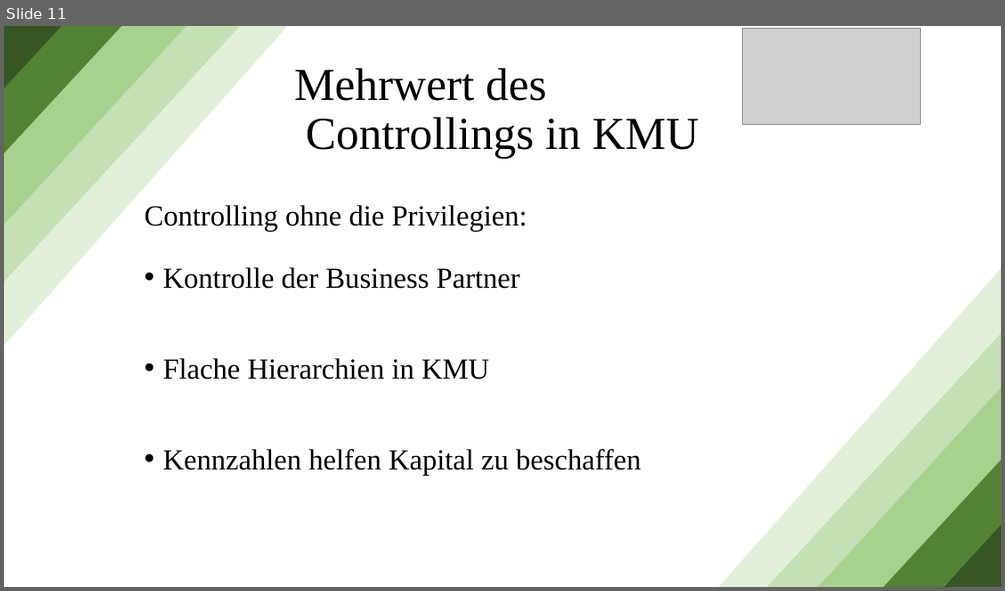
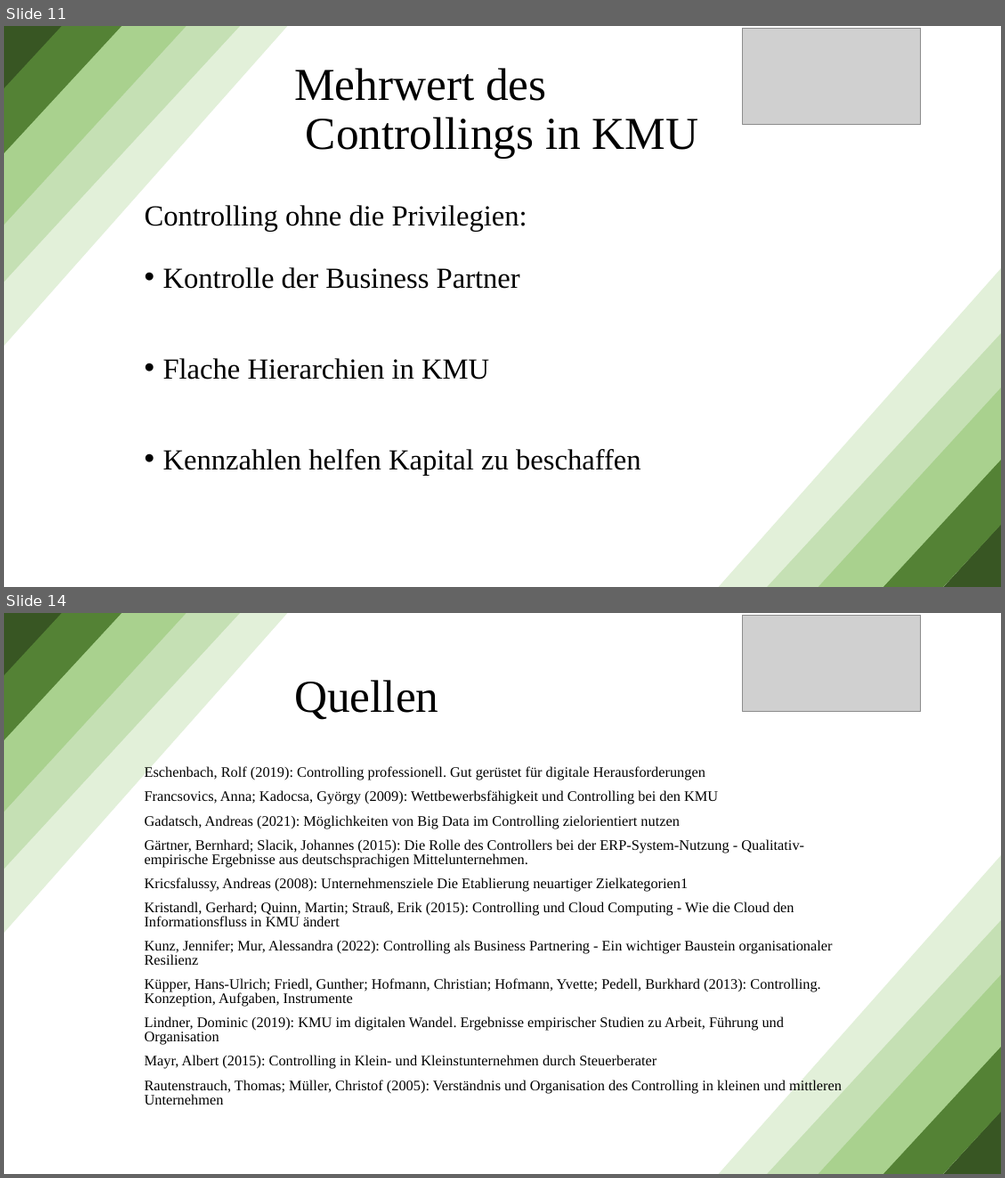
Before and after one commit to MaxGabler31/Seminar-Management-und-Controlling, a slide deck: Seminar Management und Controlling/Controlling in kleinen und mittleren Unternehmen.pptx. Shown one above the other, each under a label of ours: slide 11 before the commit, slides 11 and 14 after it; the slides between them are not shown. The pictures are 1005x591 and 1005x1178 pixels, drawn with LibreOffice and Linux fonts; fonts in the diff are those of the drawing; grey boxes stand for pictures. Boxes give left, top, right and bottom in pixels: in the first picture for what was removed or moved away, otherwise in the second. Text is boxed around its words. In the diff, an @@ line names an element or a change of style, - is before the commit and + after.

```diff
--- a/Seminar Management und Controlling/Controlling in kleinen und mittleren Unternehmen.pptx
+++ b/Seminar Management und Controlling/Controlling in kleinen und mittleren Unternehmen.pptx
@@ slide 14 added at (4,613,1001,1174), background #FFFFFF @@
@@ diag stripe added at (4,613,287,932), fill #E2F0D9, outline #E2F0D9 1 pt @@
@@ diag stripe added at (4,613,240,868), fill #C5E0B4, outline #C5E0B4 1 pt @@
@@ diag stripe added at (4,613,186,811), fill #A9D18E, outline #A9D18E 1 pt @@
@@ right triangle added at (4,613,62,676), fill #385723, outline #385723 1 pt @@
@@ diag stripe added at (4,613,121,739), fill #548235, outline #548235 1 pt @@
@@ picture added at (743,616,921,712) @@
@@ title added at (294,680,438,720), 44 pt, text #000000 @@
+Quellen
@@ text added at (145,766,841,1104), 14 pt, text #000000 @@
+Eschenbach, Rolf (2019): Controlling professionell. Gut gerüstet für digitale Herausforderungen
+Francsovics, Anna; Kadocsa, György (2009): Wettbewerbsfähigkeit und Controlling bei den KMU
+Gadatsch, Andreas (2021): Möglichkeiten von Big Data im Controlling zielorientiert nutzen
+Gärtner, Bernhard; Slacik, Johannes (2015): Die Rolle des Controllers bei der ERP-System-Nutzung - Qualitativ-empirische Ergebnisse aus deutschsprachigen Mittelunternehmen.
+Kricsfalussy, Andreas (2008): Unternehmensziele Die Etablierung neuartiger Zielkategorien1
+Kristandl, Gerhard; Quinn, Martin; Strauß, Erik (2015): Controlling und Cloud Computing - Wie die Cloud den Informationsfluss in KMU ändert
+Kunz, Jennifer; Mur, Alessandra (2022): Controlling als Business Partnering - Ein wichtiger Baustein organisationaler Resilienz
+Küpper, Hans-Ulrich; Friedl, Gunther; Hofmann, Christian; Hofmann, Yvette; Pedell, Burkhard (2013): Controlling. Konzeption, Aufgaben, Instrumente
+Lindner, Dominic (2019): KMU im digitalen Wandel. Ergebnisse empirischer Studien zu Arbeit, Führung und Organisation
+Mayr, Albert (2015): Controlling in Klein- und Kleinstunternehmen durch Steuerberater
+Rautenstrauch, Thomas; Müller, Christof (2005): Verständnis und Organisation des Controlling in kleinen und mittleren Unternehmen
@@ diag stripe added at (718,856,1001,1174), fill #E2F0D9, outline #E2F0D9 1 pt @@
@@ diag stripe added at (767,920,1001,1174), fill #C5E0B4, outline #C5E0B4 1 pt @@
@@ diag stripe added at (820,975,1001,1173), fill #A9D18E, outline #A9D18E 1 pt @@
@@ diag stripe added at (884,1047,1001,1174), fill #548235, outline #548235 1 pt @@
@@ right triangle added at (943,1111,1001,1174), fill #385723, outline #385723 1 pt @@
```
Also in this commit, not shown: 1 slide changed, 2 other slides added.
